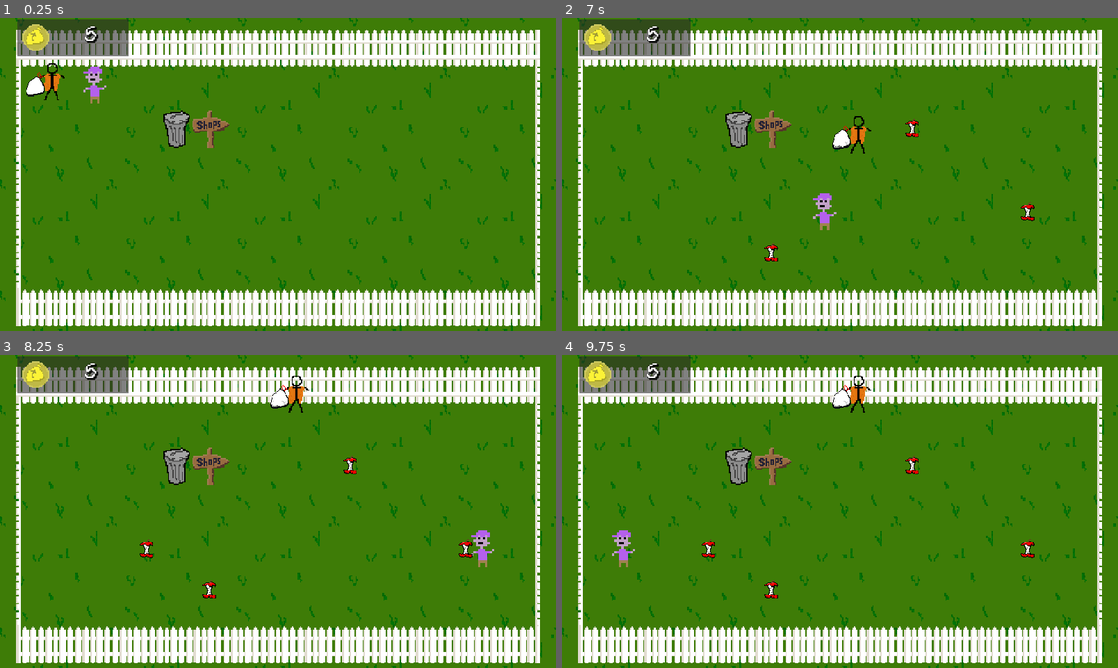
Above: before the commit, frames 1-4 (two rows, left to right).
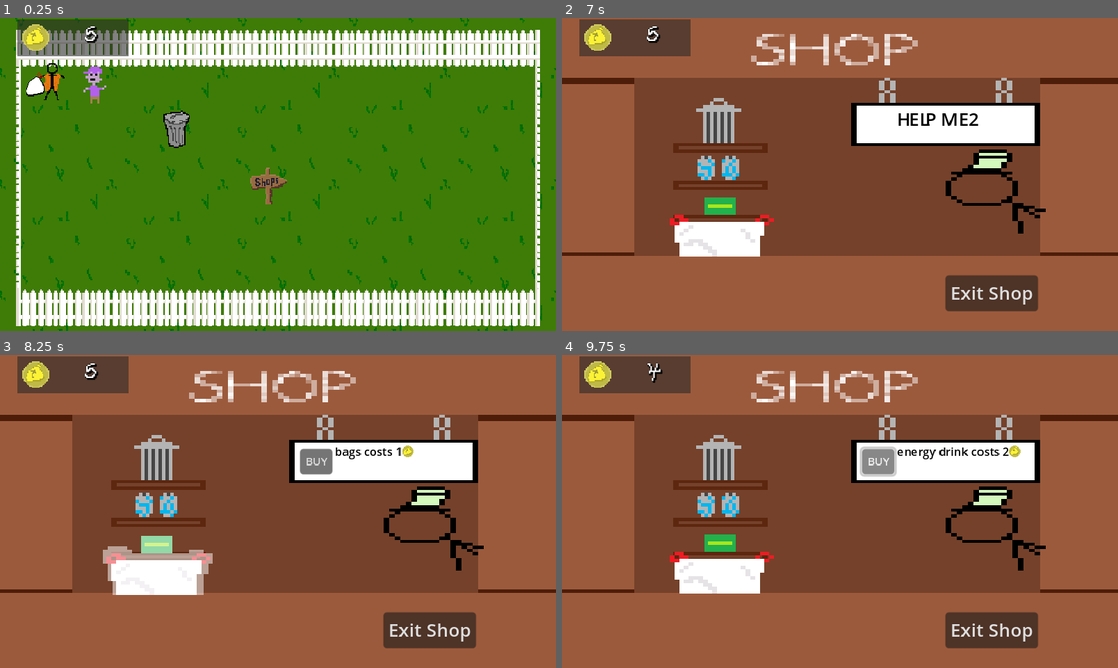
Above: after the commit, the same moments.

Repository: RagingTurtle/TrashMan
Game: Godot game, scene res://Areas/grassy_area.tscn
The game is run twice, just before and just after one commit, with the same random seed, the same clock (stepped at 60 frames per second) and the same inputs.
Inputs (mouse positions are in pixels of both pictures, inside the frame that each line leads up to):
- Up to frame 1 (0.25 s): no input
- Up to frame 2 (7 s): tap Enter at 0.5 s; hold Right (ui_right) 0.53-1.28 s; hold Down (ui_down) 1.28-2.03 s; hold Right (ui_right) 2.03-2.78 s; hold Up (ui_up) 2.78-3.53 s; hold Left (ui_left) 3.53-5.03 s; hold Down (ui_down) 5.03-5.78 s; hold Right (ui_right) 5.78-6.53 s; hold Up (ui_up) from 6.53 s (still down)
- Up to frame 3 (8.25 s): release Up (ui_up) at 7.25 s; click (155, 458) at 7.27 s; click (155, 542) at 8.02 s
- Up to frame 4 (9.75 s): click (717, 505) at 8.77 s; click (878, 461) at 9.5 s, where only the run after the commit has a clickable "BUY"

The runs differ from the first frame. In frame 1, 0.7% of the frame differs, in the area x 34-52%, y 29-60%; in frame 2, 99%; in frame 3, 99%; in frame 4, 99%, in the area x 0-100%, y 0-100%.

Commit message:
item shop boosts manager

Diff:
--- a/Areas/grassy_area.tscn
+++ b/Areas/grassy_area.tscn
@@ -11,6 +11,7 @@
 [ext_resource type="Texture2D" uid="uid://c6bnc5pjcfexq" path="res://Sprites/bag_full.png" id="8_o73xh"]
 [ext_resource type="Script" path="res://Items/shopsign.gd" id="10_nsfmh"]
 [ext_resource type="Texture2D" uid="uid://c1gh5tvincpy4" path="res://Sprites/signPost.png" id="11_3q7e3"]
+[ext_resource type="PackedScene" uid="uid://clmc3c06mou67" path="res://Managers/item_boost_manager.tscn" id="12_f50uq"]
 
 [node name="GrassyArea" type="Node2D"]
 
@@ -65,6 +66,8 @@
 texture_progress = ExtResource("8_o73xh")
 metadata/_edit_use_anchors_ = true
 
+[node name="Item Boost Manager" parent="." instance=ExtResource("12_f50uq")]
+
 [node name="Coin Manager" parent="." instance=ExtResource("7_j78q6")]
 
 [node name="Trash Manager" parent="." node_paths=PackedStringArray("bag") instance=ExtResource("1_jb5tr")]
@@ -74,7 +77,7 @@
 position = Vector2(152, 96)
 
 [node name="Shop Sign" type="Area2D" parent="."]
-position = Vector2(182.025, 96)
+position = Vector2(232, 145)
 script = ExtResource("10_nsfmh")
 
 [node name="CollisionPolygon2D" type="CollisionPolygon2D" parent="Shop Sign"]
--- a/Areas/shop.gd
+++ b/Areas/shop.gd
@@ -1,22 +1,42 @@
 extends Control
+
+signal upgrade_stat
 
 @onready var coin_manager: Node2D = $"Coin Manager"
 
-var shop_items: Dictionary = {"trashcan": 2, "bag": 3, "drink": 1}
-var selected_item: String
+enum Item {
+	TRASHCAN,
+	BAGBOX,
+	ENERGY_DRINK
+}
+
+const item_name: Dictionary = {
+	Item.TRASHCAN: "trashcan",
+	Item.BAGBOX: "bags",
+	Item.ENERGY_DRINK: "energy drink"
+	}
+
+var item_cost: Dictionary = {
+	Item.TRASHCAN: 1,
+	Item.BAGBOX: 1,
+	Item.ENERGY_DRINK: 1
+	}
+
+var selected_item: Item = Item.TRASHCAN
 var player_body: Node2D
 var main_scene_coin_manager: Node2D
+var main_scene: Node2D
 
 func _on_trashcan_pressed() -> void:
+	select_item(Item.TRASHCAN)
 	shake_button($Background/Trashcan)
-	select_item_debug(select_item("trashcan"))
 
 func _on_bag_box_pressed() -> void:
-	select_item_debug(select_item("bag"))
+	select_item(Item.BAGBOX)
 	shake_button($Background/BagBox)
 
 func _on_energy_drink_pressed() -> void:
-	select_item_debug(select_item("drink"))
+	select_item(Item.ENERGY_DRINK)
 	shake_button($Background/EnergyDrink)
 
 func shake_button(button: TextureButton):
@@ -33,34 +53,29 @@
 func _on_bag_box_focus_exited() -> void:
 	$Background/BagBox/Bag/BagFocus.visible = false
 
-func select_item(item: String) -> bool:
-	if item in shop_items:
-		if shop_items[item] > coin_manager.coin_amount:
-			$Background/Dialog.text = "[color=black][font_size=10]"
-			$Background/Dialog.text += "you don't have enough\n"
-			$Background/Dialog.text += "[img=10x10]res://Sprites/coin.png"
-			$BuyButton.visible = false
-			return false
-		else:
-			$Background/Dialog.text = "[color=black][font_size=10]"
-			$Background/Dialog.text += (str(item) + " costs " + str(shop_items[item])).to_upper()
-			$Background/Dialog.text += "[img=10x10]res://Sprites/coin.png"
-			$BuyButton.visible = true
-			selected_item = item
-			return true
-	return false
+func select_item(item: Item) -> bool:
+	if item not in item_name:
+		return false
+
+	var cost = item_cost[item]
+	var dialog_text = "[color=black][font_size=10]"
+
+	if cost > coin_manager.coin_amount:
+		dialog_text += "you don't have enough\n"
+		$BuyButton.visible = false
+	else:
+		dialog_text += item_name[item] + " costs " + str(cost).to_upper()
+		$BuyButton.visible = true
+		selected_item = item
+
+	$Background/Dialog.text = dialog_text + "[img=10x10]res://Sprites/coin.png"
+	return true
 
 func _on_buy_button_pressed() -> void:
-	coin_manager.coin_amount -= shop_items[selected_item]
+	coin_manager.coin_amount -= item_cost[selected_item]
+	item_cost[selected_item] *= 2
 	select_item(selected_item)
-
-func select_item_debug(result: bool) -> void:
-	if result:
-		print("success")
-	else:
-		print("fail")
-	print(coin_manager.coin_amount)
-
+	emit_signal("upgrade_stat", selected_item)
 
 func _on_exit_button_pressed() -> void:
 	player_body.movement_disabled = false
--- a/Items/shopsign.gd
+++ b/Items/shopsign.gd
@@ -10,3 +10,5 @@
 		$"../..".add_child(shop)
 		shop.coin_manager.coin_amount = $"../Coin Manager".coin_amount
 		shop.main_scene_coin_manager = $"../Coin Manager"
+		shop.main_scene = $".."
+		shop.upgrade_stat.connect($"../Item Boost Manager"._on_upgrade_stat)
--- /dev/null
+++ b/Managers/item_boost_manager.gd
@@ -0,0 +1,23 @@
+extends Node
+
+@export var wait_time_reduction: float = 0.01
+@export var bag_capacity_increase: int = 1
+@export var speed_increase: float = 50
+
+enum Item {
+	TRASHCAN,
+	BAGBOX,
+	ENERGY_DRINK
+}
+
+func _on_upgrade_stat(item: Item) -> void:
+	match(item):
+		Item.TRASHCAN:
+			$"../Trash Manager/Trashcan/WaitTimer".wait_time -= wait_time_reduction
+		Item.BAGBOX:
+			$"../Trash Manager".max_bag_capacity += bag_capacity_increase
+			$"../Player/Bag".max_value += bag_capacity_increase
+		Item.ENERGY_DRINK:
+			$"../Player".speed += speed_increase
+		_:
+			print("nothing")
--- /dev/null
+++ b/Managers/item_boost_manager.tscn
@@ -0,0 +1,6 @@
+[gd_scene load_steps=2 format=3 uid="uid://clmc3c06mou67"]
+
+[ext_resource type="Script" path="res://Managers/item_boost_manager.gd" id="1_t23tw"]
+
+[node name="Stat Manager" type="Node"]
+script = ExtResource("1_t23tw")
--- a/Managers/trash_manager.gd
+++ b/Managers/trash_manager.gd
@@ -1,6 +1,6 @@
 extends Node2D
 
-@export_range(0,100) var max_trash: int = 5
+@export_range(0,100) var trash_pool_size: int = 5
 @export var bag_fill_speed: float = 7
 @export var trash_scene: PackedScene
 @export var max_bag_capacity: int = 3
@@ -19,14 +19,17 @@
 	bag.min_value = 0
 	bag.max_value = max_bag_capacity
 	bag.value = in_bag.get_child_count()
-	for i in range(max_trash):
+	initialize_trash_pool()
+
+func _process(delta: float) -> void:
+	bag.value = lerp(bag.value, float(in_bag.get_child_count()), delta * bag_fill_speed)
+
+func initialize_trash_pool() -> void:
+	for i in range(trash_pool_size):
 		var trash_piece: Area2D = trash_scene.instantiate()
 		trash_piece.connect("pick_up_trash", _on_pick_up_trash)
 		trash_piece.visible = false
 		available_trash.add_child(trash_piece)
-
-func _process(delta: float) -> void:
-	bag.value = lerp(bag.value, float(in_bag.get_child_count()), delta * bag_fill_speed)
 
 func _on_pick_up_trash(trash_piece: Area2D) -> void:
 	if in_bag.get_child_count() < max_bag_capacity:
Not shown: 1 places in Areas/grassy_area.tscn that only renumber resources
